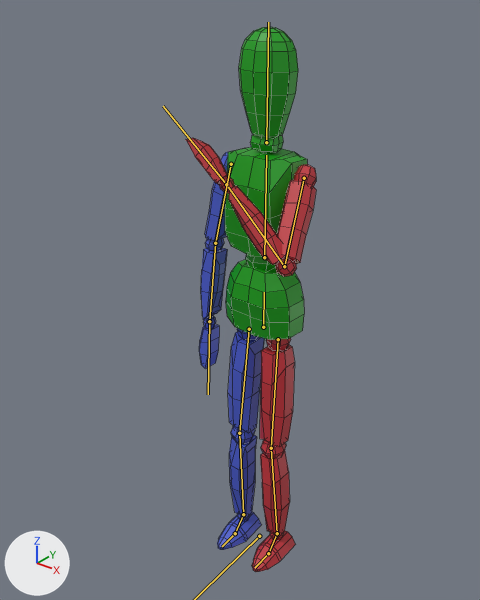
An edit to the FBX model Assets/Blender/Character.fbx, drawn before and after from the same camera.
Both versions are drawn from a 50 mm camera at (1.037, -1.409, 1.769) aimed at (-0.006, -0.104, 0.96). The axes (+X, +Y, +Z) are drawn at lower left. The lights are the same throughout. Both versions are drawn at frame 12 of the action 'Punch'; the numbers are the values there. The bones that bend it are drawn over the model as lines. Mesh edges are drawn as thin lines.

In view in the first picture: 'Character'.
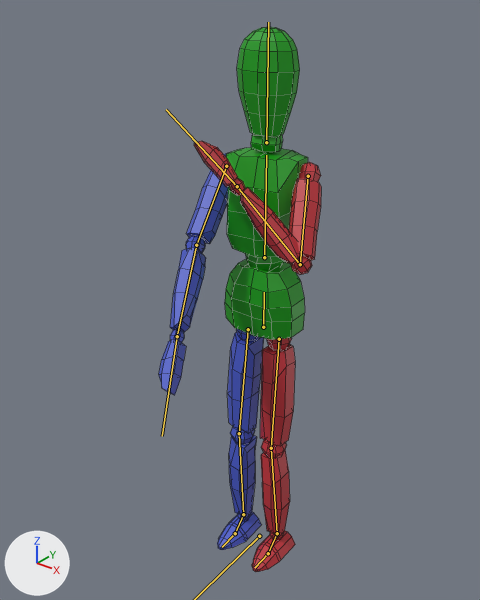
Changed parts and their boxes [x1, y1, x2, y2] in the pictures (480 x 600 px):
'Character', posed (24% wider): before [186, 27, 316, 572]; after [159, 27, 321, 572]
bone 'Upper Arm.R', root to tip: before (231, 164) to (215, 243); after (226, 166) to (196, 245)
bone 'Lower Arm.R', root to tip: before (215, 243) to (209, 321); after (196, 245) to (177, 336)
bone 'Upper Leg.L', root to tip: before (278, 339) to (271, 448); after (279, 339) to (271, 448)
bone 'Upper Leg.R', root to tip: before (249, 329) to (239, 433); after (248, 329) to (239, 433)

What the commit changed:
Bone 'Hip' (bone_hip) turns from (0, 1, 0) to (0, 5, 0) degrees about its own x, y and z.
Bone 'Spine' (bone_spine) turns from (0, 2, 0) to (0, 9, 0) degrees about its own x, y and z.
Bone 'Upper Arm.R' (bone_upper_arm_r) turns from (6, 0, 80) to (42, -1, 85) degrees about its own x, y and z.
Bone 'Lower Arm.R' (bone_lower_arm_r) turns from (0, 0, 7) to (0, 0, 8) degrees about its own x, y and z.
Bone 'Upper Leg.L' (bone_upper_leg_l) turns from (3, 2, 1) to (4, 6, 1) degrees about its own x, y and z.
Bone 'Upper Leg.R' (bone_upper_leg_r) turns from (3, 0, -1) to (3, 4, -2) degrees about its own x, y and z.
